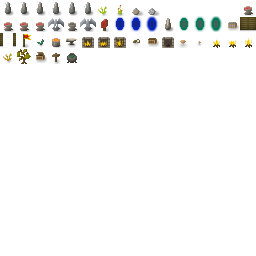
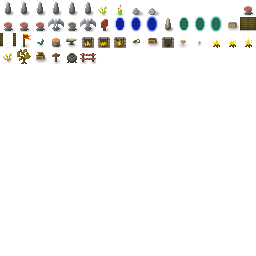
Layers edited between the first and the second 256 x 256 image:
painted on "Foreground" over [76, 53, 96, 62]
painted on "Shade" over [79, 56, 99, 64]
